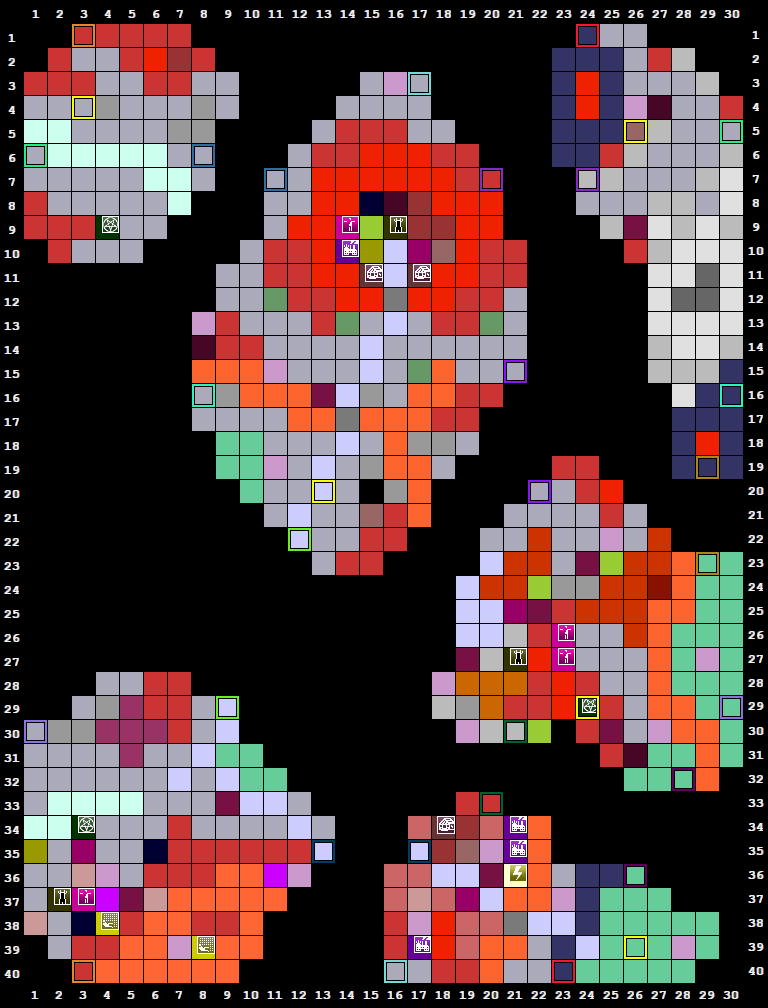
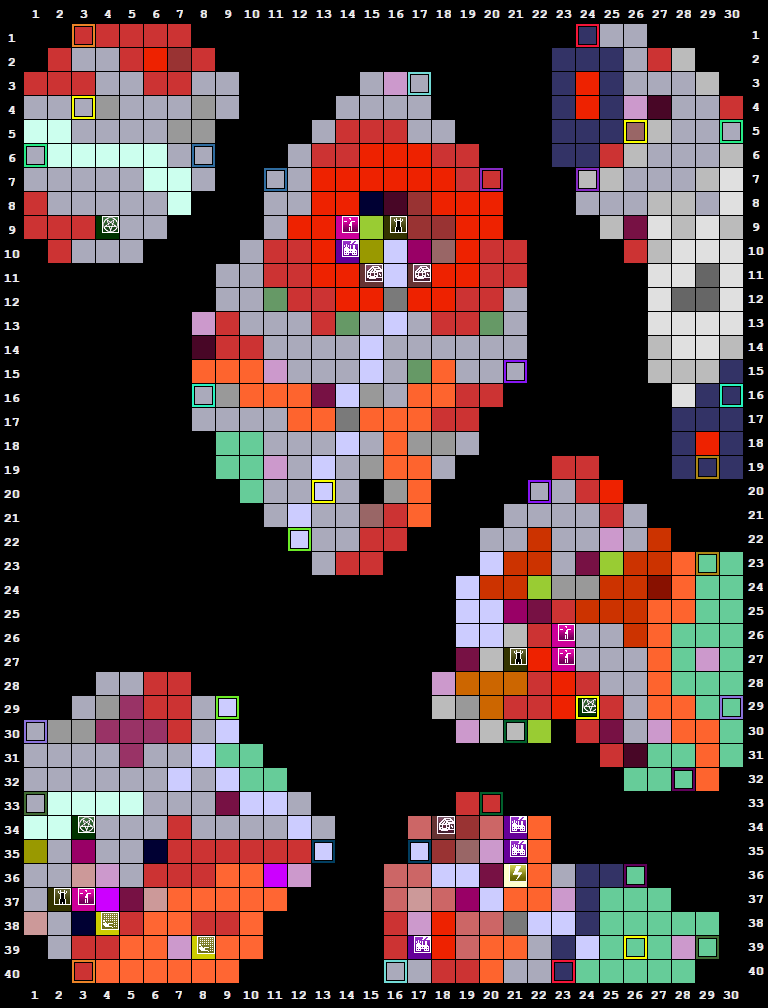
Layers edited between the first and the second 768 x 1008 image:
painted on "stygia_orig.png" over <box>24,792,719,959</box>
